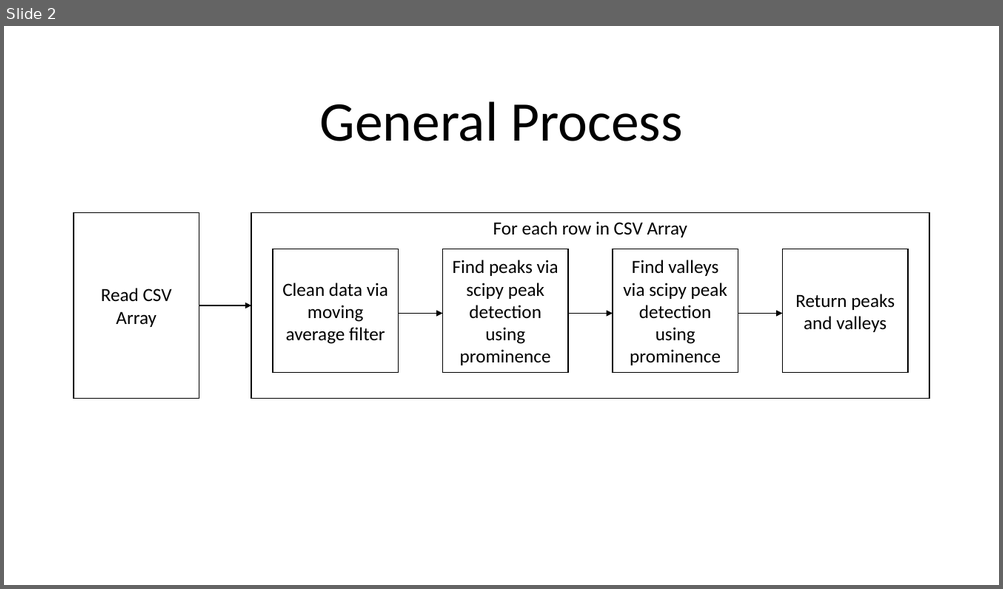
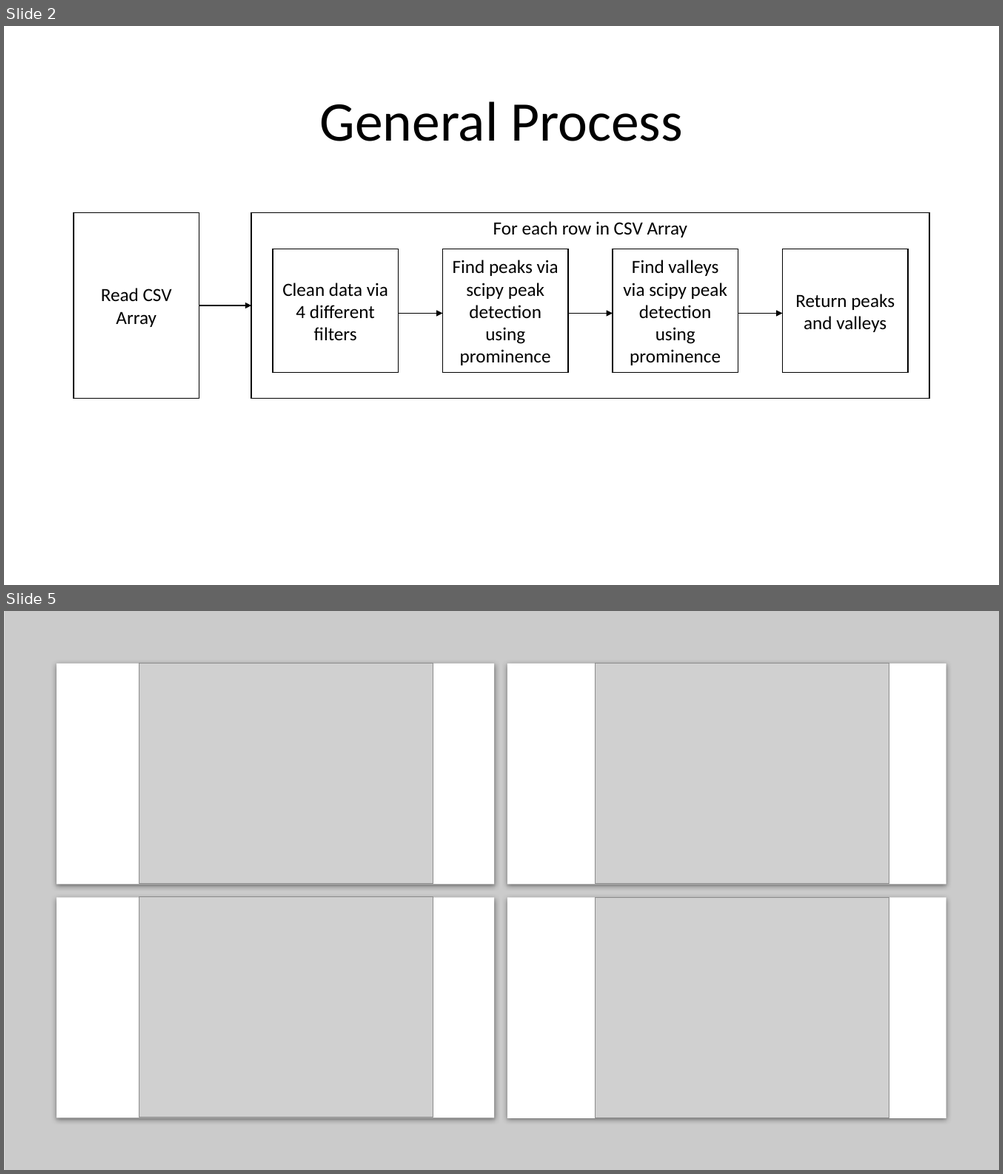
Before and after one commit to thesixtium/AFM_Peak_Detection, a slide deck: Peak Detection Information Slides.pptx. Shown one above the other, each under a label of ours: slide 2 before the commit, slides 2 and 5 after it; the slides between them are not shown. The pictures are 1003x589 and 1003x1174 pixels, drawn with LibreOffice and Linux fonts; fonts in the diff are those of the drawing; grey boxes stand for pictures. Boxes give left, top, right and bottom in pixels: in the first picture for what was removed or moved away, otherwise in the second. Text is boxed around its words. In the diff, an @@ line names an element or a change of style, - is before the commit and + after.

```diff
--- a/Peak Detection Information Slides.pptx
+++ b/Peak Detection Information Slides.pptx
@@ slide 5 added at (4, 611, 999, 1170), background #FFFFFF @@
@@ rectangle added at (4, 611, 999, 1170), fill #BFBFBF at 80% opacity @@
@@ rectangle added at (57, 664, 494, 884), fill #FFFFFF @@
@@ picture added at (139, 664, 433, 884) @@
@@ rectangle added at (508, 664, 946, 884), fill #FFFFFF @@
@@ picture added at (595, 664, 889, 884) @@
@@ rectangle added at (57, 897, 494, 1119), fill #FFFFFF @@
@@ picture added at (139, 897, 433, 1119) @@
@@ rectangle added at (508, 897, 946, 1119), fill #FFFFFF @@
@@ picture added at (595, 898, 889, 1119) @@
@@ slide 2 changed as well @@
@@ text in rectangle at (282, 283, 388, 341): text changed @@
-Clean data via moving average filter
+Clean data via 4 different filters
```
Also in this commit, not shown: 5 other slides changed, 6 other slides added.
